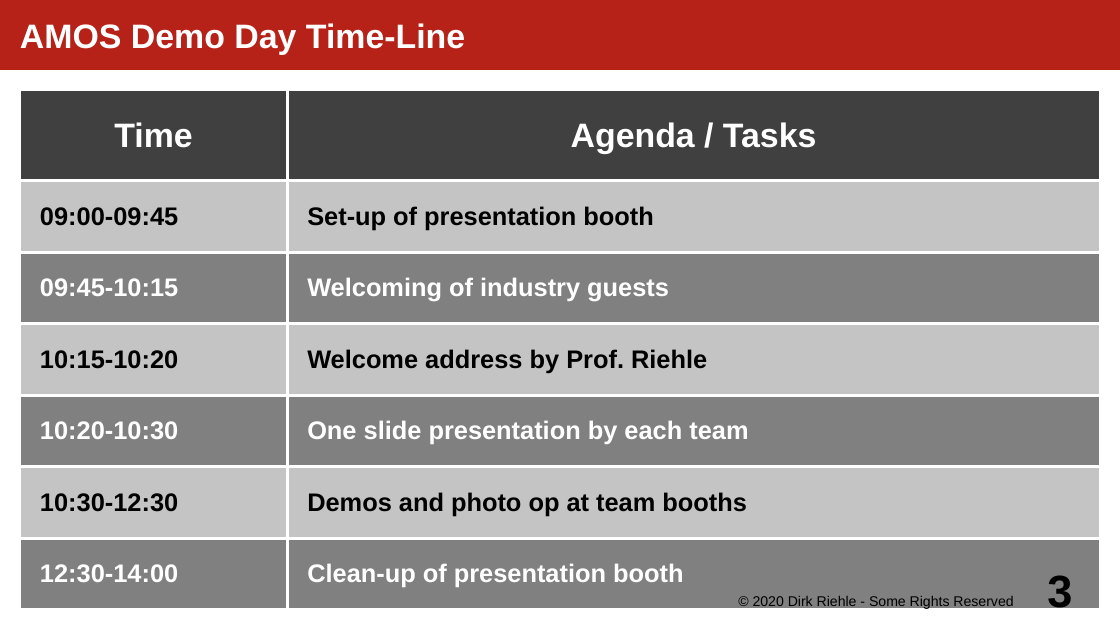
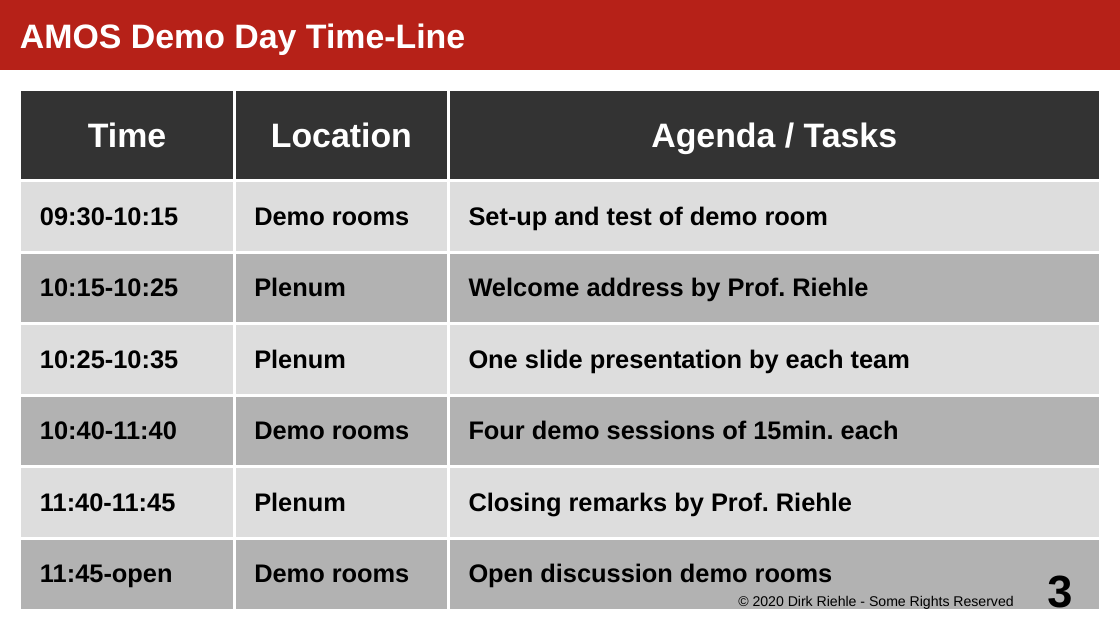
Before and after one commit to dirkriehle/amos-course, a slide deck: slide 3 of Lecture slides/AMOS H01 - Demo Day Preparation.odp. Drawn at 1120x630 pixels with LibreOffice and Linux fonts; fonts in the diff are those of the drawing. Boxes give left, top, right and bottom in pixels: in the first picture for what was removed or moved away, otherwise in the second. Text is boxed around its words. In the diff, an @@ line names an element or a change of style, - is before the commit and + after.

Commit message:
Updated slides for an online (virtual) 2020 AMOS demo day

```diff
--- a/Lecture slides/AMOS H01 - Demo Day Preparation.odp
+++ b/Lecture slides/AMOS H01 - Demo Day Preparation.odp
@@ table at (20, 90, 1101, 611) @@
-column 1: Time | 09:00-09:45 | 09:45-10:15 | 10:15-10:20 | 10:20-10:30 | 10:30-12:30 | 12:30-14:00
-column 2: Agenda / Tasks | Set-up of presentation booth | Welcoming of industry guests | Welcome address by Prof. Riehle | One slide presentation by each team | Demos and photo op at team booths | Clean-up of presentation booth
+column 1: Time | 09:30-10:15 | 10:15-10:25 | 10:25-10:35 | 10:40-11:40 | 11:40-11:45 | 11:45-open
+column 2: Location | Demo rooms | Plenum | Plenum | Demo rooms | Plenum | Demo rooms
+column 3: Agenda / Tasks | Set-up and test of demo room | Welcome address by Prof. Riehle | One slide presentation by each team | Four demo sessions of 15min. each | Closing remarks by Prof. Riehle | Open discussion demo rooms
```
Also in this commit, not shown: 4 other slides changed, 1 slide removed, 4 other files.
